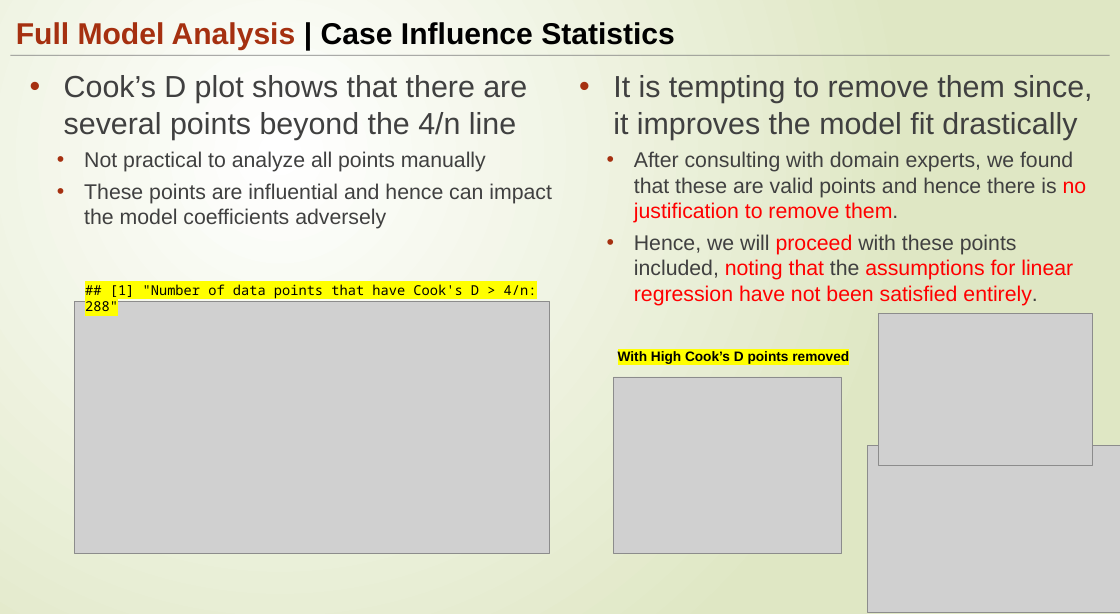
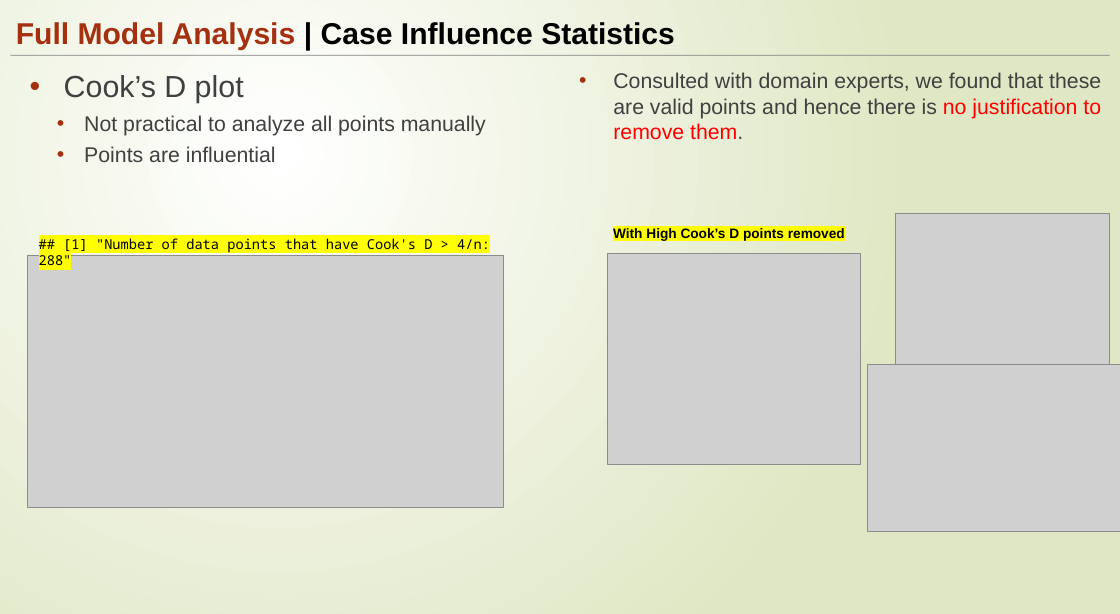
Before and after one commit to ngupta23/DS6372-PredictingPerformanceIntegratedCircuits1, a slide deck: slide 14 of Presentation/MSDS6372_Project1_Presentationv2.pptx. Drawn at 1120x614 pixels with LibreOffice and Linux fonts; fonts in the diff are those of the drawing; grey boxes stand for pictures. Boxes give left, top, right and bottom in pixels: in the first picture for what was removed or moved away, otherwise in the second. Text is boxed around its words. In the diff, an @@ line names an element or a change of style, - is before the commit and + after.

```diff
--- a/Presentation/MSDS6372_Project1_Presentationv2.pptx
+++ b/Presentation/MSDS6372_Project1_Presentationv2.pptx
@@ text at (x1=64, y1=75, x2=244, y2=103): text changed @@
-• Cook’s D plot shows that there are several points beyond the 4/n line
+• Cook’s D plot
@@ text at (x1=613, y1=72, x2=1101, y2=140): text changed @@
-• It is tempting to remove them since, it improves the model fit drastically
-  • After consulting with domain experts, we found that these are valid points and hence there is no justification to remove them.
-  • Hence, we will proceed with these points included, noting that the assumptions for linear regression have not been satisfied entirely.
+• Consulted with domain experts, we found that these are valid points and hence there is no justification to remove them.
@@ text at (x1=84, y1=146, x2=276, y2=162): text changed @@
-  • These points are influential and hence can impact the model coefficients adversely
+  • Points are influential
@@ text "## [1] "Number of data ..." rewrapped from (x1=85, y1=284, x2=537, y2=311) to (x1=63, y1=238, x2=490, y2=254) @@
@@ text "With High Cook’s D points ..." moved from (x1=618, y1=351, x2=849, y2=364) to (x1=613, y1=228, x2=845, y2=241) @@
@@ picture moved from (x1=878, y1=314, x2=1092, y2=465) to (x1=896, y1=213, x2=1110, y2=364) @@
@@ picture moved from (x1=74, y1=301, x2=550, y2=553) to (x1=28, y1=255, x2=503, y2=507) @@
@@ picture resized from (x1=614, y1=377, x2=842, y2=553) to (x1=608, y1=253, x2=861, y2=464) @@
@@ picture moved from (x1=867, y1=445, x2=1120, y2=612) to (x1=867, y1=364, x2=1120, y2=531) @@
```
Also in this commit, not shown: 12 other slides changed.
